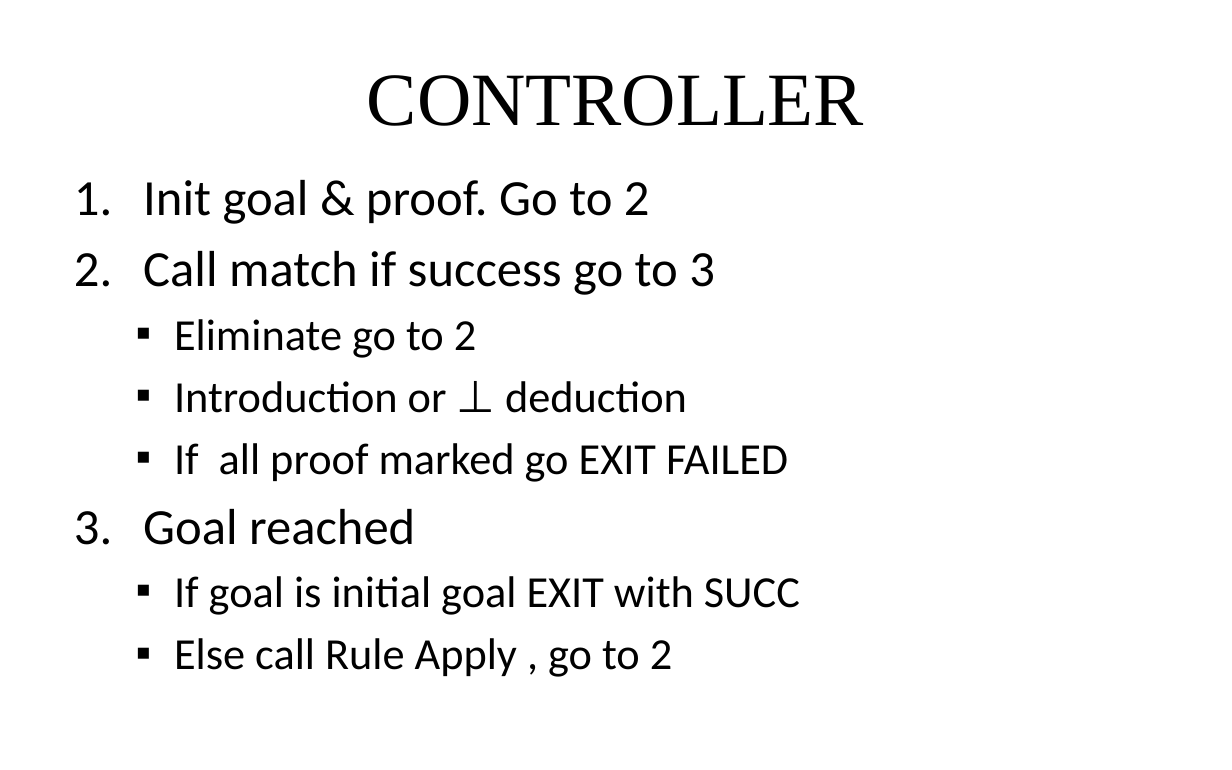
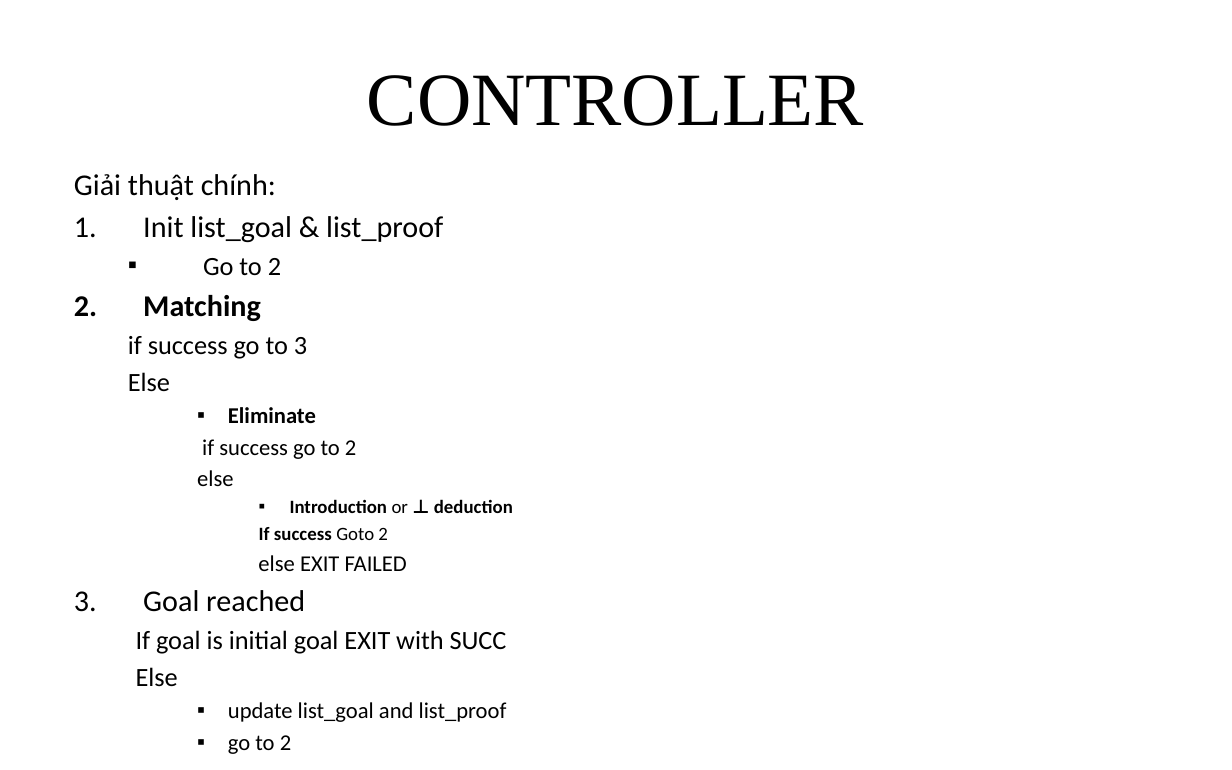
Before and after one commit to giang-rocker/logic, a slide deck: slide 24 of Report/SUY LUẬN TỰ NHIÊN.pptx (slide 29 before the commit). Drawn at 1232x770 pixels with LibreOffice and Linux fonts; fonts in the diff are those of the drawing. Boxes give left, top, right and bottom in pixels: in the first picture for what was removed or moved away, otherwise in the second. Text is boxed around its words. In the diff, an @@ line names an element or a change of style, - is before the commit and + after.

```diff
--- a/Report/SUY LUẬN TỰ NHIÊN.pptx
+++ b/Report/SUY LUẬN TỰ NHIÊN.pptx
@@ text at [74,174,443,486]: text changed; size 29.6 to 17.6 pt @@
-1. Init goal & proof. Go to 2
-2. Call match if success go to 3
-  ▪ Eliminate go to 2
+Giải thuật chính:
+1. Init list_goal & list_proof
+  ▪ Go to 2
+2. Matching
+  if success go to 3
+  Else
+    ▪ Eliminate
+    if success go to 2
+    else
@@ text at [136,499,513,654]: size 25.9 to 11 pt in "Introduction or ⊥ deduction"; bold on in "Introduction ⊥ deduction"; size 29.6 to 17.6 pt in "Goal reached"; size 25.9 to 15.4 pt in "If goal is initial goal EXIT with ..."; list level 2 to 4 in "Introduction or ⊥ deduction"; less space between paragraphs; bullet ▪ to none @@
@@ text at [258,527,407,571]: text changed; size 25.9 to 11 pt @@
-  ▪ If all proof marked go EXIT FAILED
+      If success Goto 2
+    else EXIT FAILED
@@ text at [136,667,507,722]: text changed; size 25.9 to 13.2 pt @@
-  ▪ Else call Rule Apply , go to 2
+  Else
+    ▪ update list_goal and list_proof
+    ▪ go to 2
```
Also in this commit, not shown: 8 other slides changed, 5 slides added, 13 slides removed.
